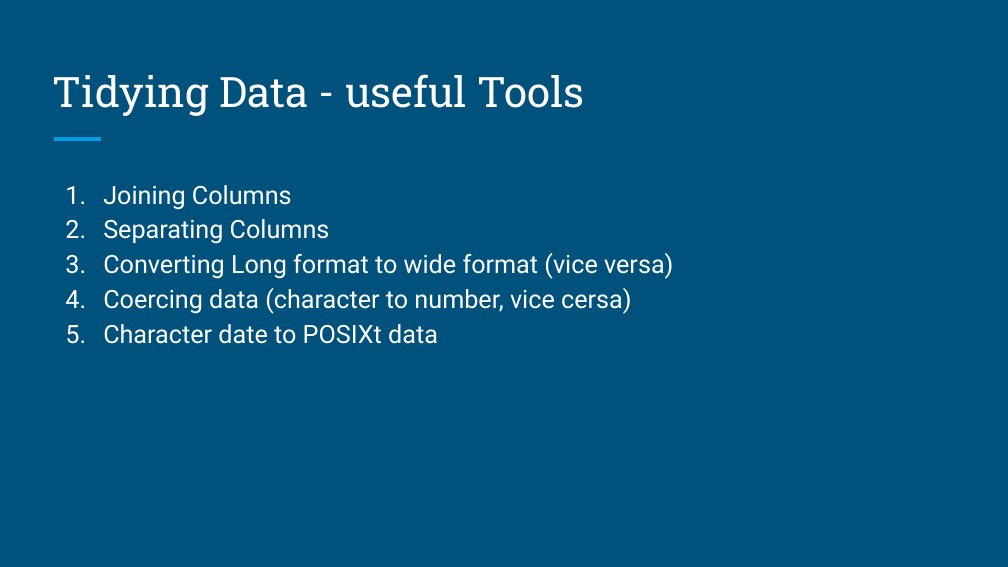
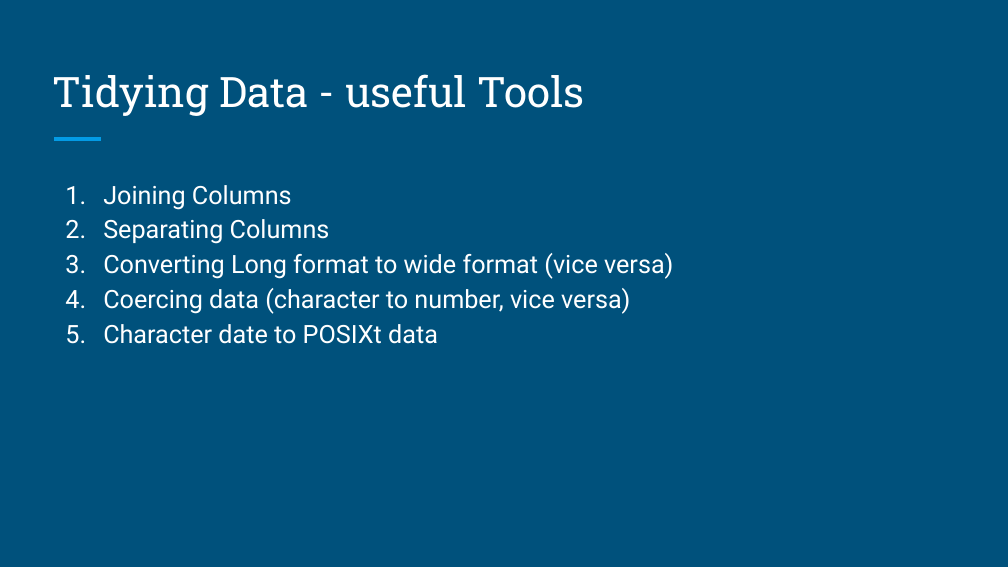
Before and after one commit to brandonyph/APB-Workshop-DataAnalyticsEssentials, a slide deck: slide 14 of Week6-Tidying-Data/W6-Tidying Data.pptx. Drawn at 1008x567 pixels with LibreOffice and Linux fonts; fonts in the diff are those of the drawing. Boxes give left, top, right and bottom in pixels: in the first picture for what was removed or moved away, otherwise in the second. Text is boxed around its words. In the diff, an @@ line names an element or a change of style, - is before the commit and + after.

```diff
--- a/Week6-Tidying-Data/W6-Tidying Data.pptx
+++ b/Week6-Tidying-Data/W6-Tidying Data.pptx
@@ text at bbox=[103, 288, 630, 314]: text changed @@
-4. Coercing data (character to number, vice cersa)
+4. Coercing data (character to number, vice versa)
```
Also in this commit, not shown: 7 other slides changed, 2 other files.
